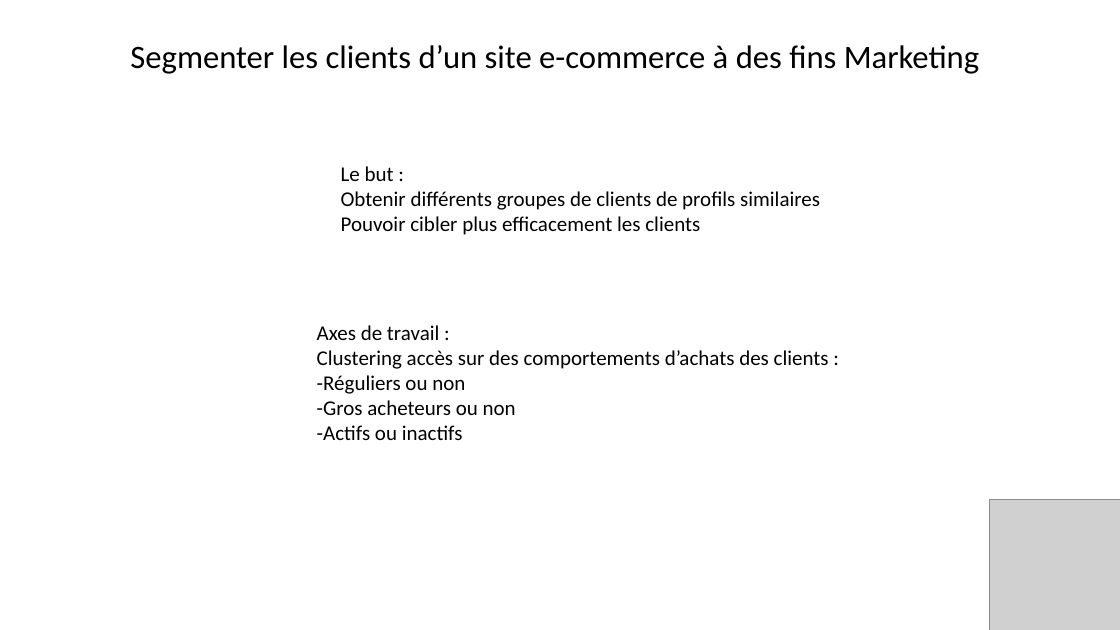
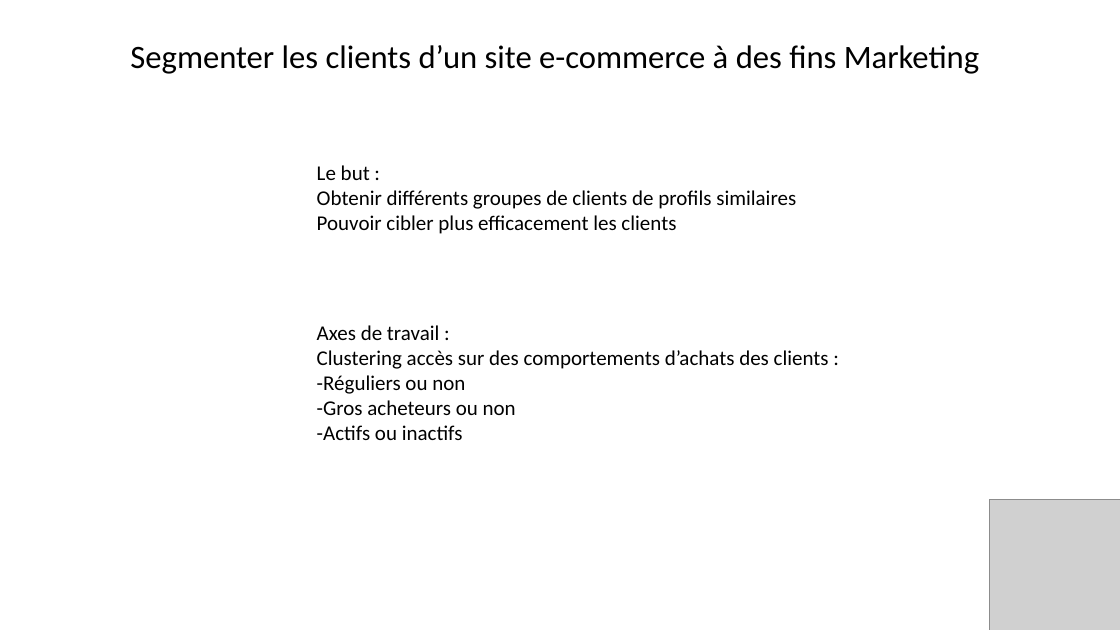
Before and after one commit to Julien-paulet/Ds_projet5, a slide deck: slide 4 of Présentation Projet_5.pptx. Drawn at 1120x630 pixels with LibreOffice and Linux fonts; fonts in the diff are those of the drawing; grey boxes stand for pictures. Boxes give left, top, right and bottom in pixels: in the first picture for what was removed or moved away, otherwise in the second. Text is boxed around its words. In the diff, an @@ line names an element or a change of style, - is before the commit and + after.

```diff
--- a/Présentation Projet_5.pptx
+++ b/Présentation Projet_5.pptx
@@ text "Le but :": place and size @@
-text "Le but :" at bbox=[341, 166, 820, 235]
+text "Le but :" at bbox=[317, 165, 796, 234]
```
Also in this commit, not shown: 5 other slides changed, 2 slides added, 3 slides removed, 6 other files.
